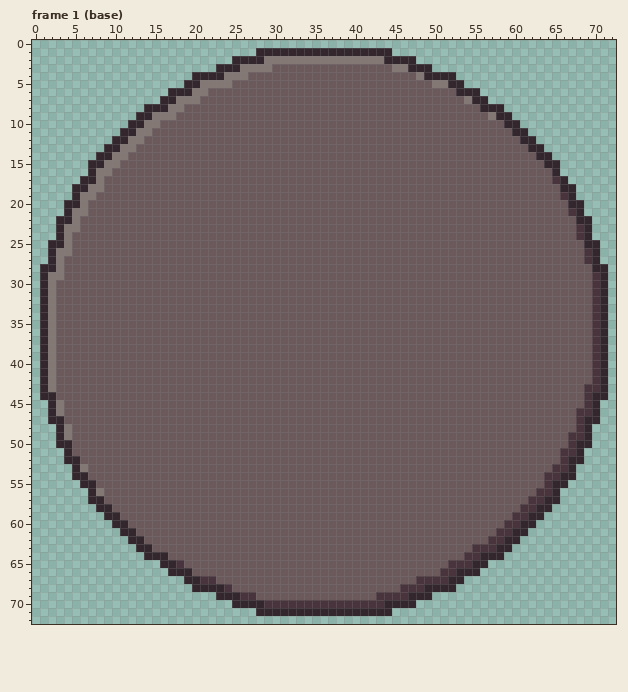
Pixel-art file -- dev/barrel.aseprite. This is how it looked before the edit.
73x73 pixels, 2 frames. Shown: frame 1 (base). The commit also changed other frames, which this record leaves out.
Now the later version:
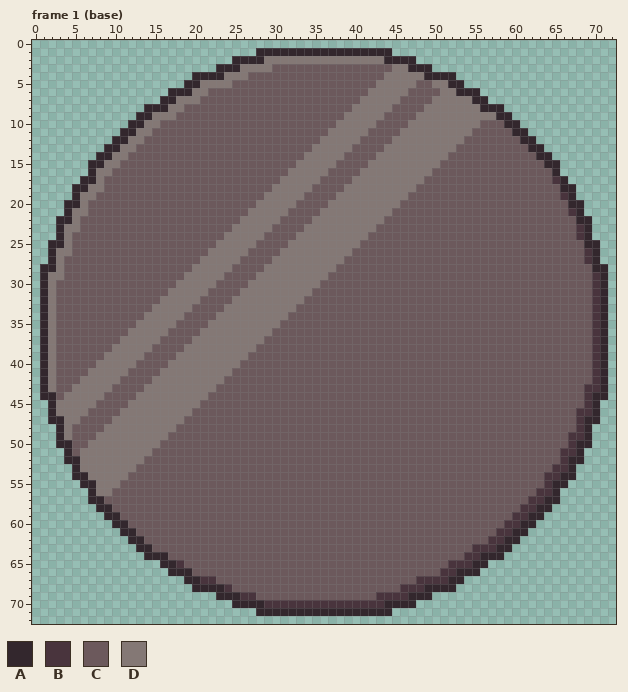
Palette (. is transparent): A #33272d  B #49343d  C #6c595c  D #847875
What changed:
Frame 1 (base):
Colour D replaces colour C in row 4 at x 44 to 47; in row 5 at x 43 to 47; in row 6 at x 42 to 46 and 51 to 52; in row 7 at x 41 to 45 and 50 to 53; in row 8 at x 40 to 44 and 49 to 55; in row 9 at x 39 to 43 and 48 to 56.
Colour D replaces colour C in row 10 at x 38 to 42 and 47 to 55; in row 11 at x 37 to 41 and 46 to 54; in row 12 at x 36 to 40 and 45 to 53; in row 13 at x 35 to 39 and 44 to 52; in row 14 at x 34 to 38 and 43 to 51; in row 15 at x 33 to 37 and 42 to 50.
Colour D replaces colour C in row 16 at x 32 to 36 and 41 to 49; in row 17 at x 31 to 35 and 40 to 48; in row 18 at x 30 to 34 and 39 to 47; in row 19 at x 29 to 33 and 38 to 46; in row 20 at x 28 to 32 and 37 to 45; in row 21 at x 27 to 31 and 36 to 44.
Colour D replaces colour C in row 22 at x 26 to 30 and 35 to 43; in row 23 at x 25 to 29 and 34 to 42; in row 24 at x 24 to 28 and 33 to 41; in row 25 at x 23 to 27 and 32 to 40; in row 26 at x 22 to 26 and 31 to 39; in row 27 at x 21 to 25 and 30 to 38.
Colour D replaces colour C in row 28 at x 20 to 24 and 29 to 37; in row 29 at x 19 to 23 and 28 to 36; in row 30 at x 18 to 22 and 27 to 35; in row 31 at x 17 to 21 and 26 to 34; in row 32 at x 16 to 20 and 25 to 33; in row 33 at x 15 to 19 and 24 to 32.
Colour D replaces colour C in row 34 at x 14 to 18 and 23 to 31; in row 35 at x 13 to 17 and 22 to 30; in row 36 at x 12 to 16 and 21 to 29; in row 37 at x 11 to 15 and 20 to 28; in row 38 at x 10 to 14 and 19 to 27; in row 39 at x 9 to 13 and 18 to 26.
Colour D replaces colour C in row 40 at x 8 to 12 and 17 to 25; in row 41 at x 7 to 11 and 16 to 24; in row 42 at x 6 to 10 and 15 to 23; in row 43 at x 5 to 9 and 14 to 22; in row 44 at x 4 to 8 and 13 to 21; in row 45 at x 4 to 7 and 12 to 20.
Colour D replaces colour C in row 46 at x 4 to 6 and 11 to 19; in row 47 at x 4 to 5 and 10 to 18; in row 48 at x 9 to 17; in row 49 at x 8 to 16; in row 50 at x 7 to 15; in row 51 at x 6 to 14.
Colour D replaces colour C in row 52 at x 6 to 13; in row 53 at x 7 to 12; in row 54 at x 7 to 11; in row 55 at x 8 to 10; in row 56 at x 9.
